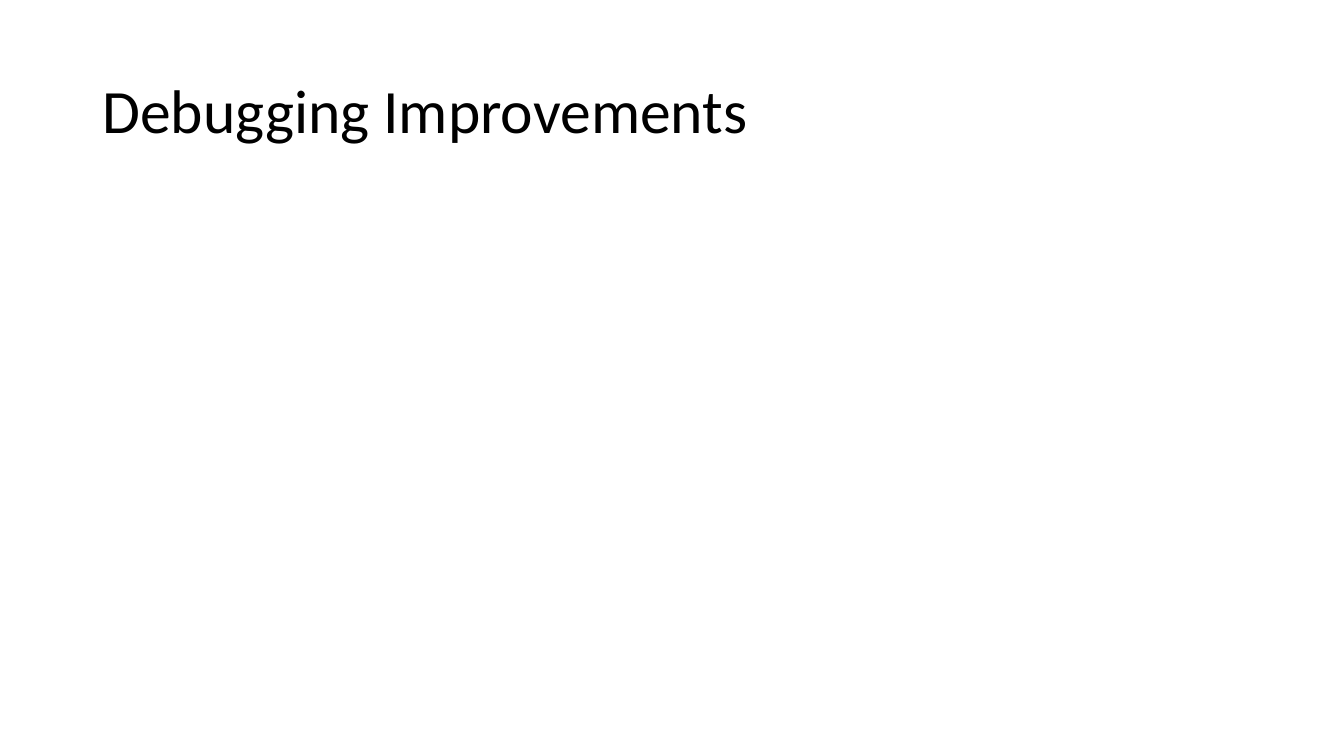
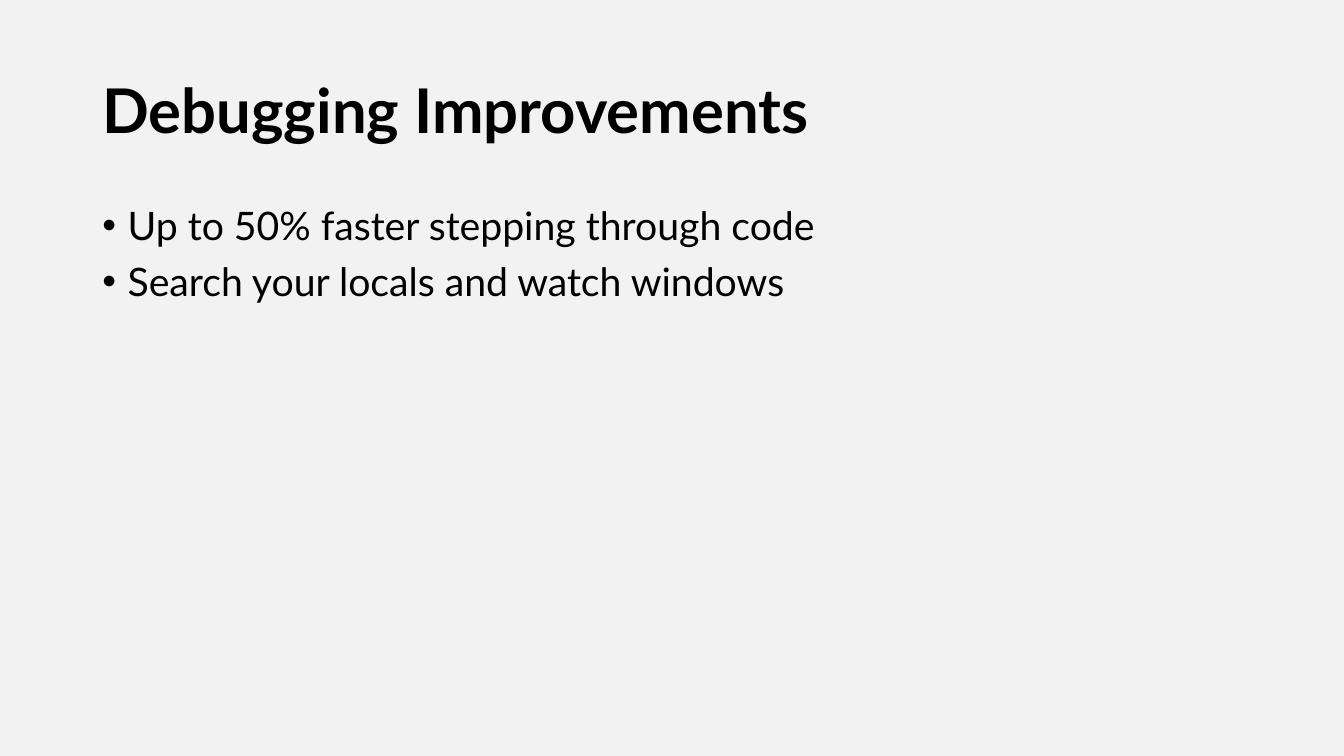
Before and after one commit to NYCDotNetDevs/VisualStudio2019, a slide deck: slide 14 of Slides/VisualStudio2019NYCLaunchEvent.pptx (slide 9 before the commit). Drawn at 1344x756 pixels with LibreOffice and Linux fonts; fonts in the diff are those of the drawing. Boxes give left, top, right and bottom in pixels: in the first picture for what was removed or moved away, otherwise in the second. Text is boxed around its words. In the diff, an @@ line names an element or a change of style, - is before the commit and + after.

```diff
--- a/Slides/VisualStudio2019NYCLaunchEvent.pptx
+++ b/Slides/VisualStudio2019NYCLaunchEvent.pptx
@@ background #FFFFFF to #F2F2F2 @@
@@ title "Debugging Improvements" at [102, 87, 808, 144]: font Calibri to Lato, bold on @@
@@ text added at [128, 211, 814, 303], 28 pt, text #000000 @@
+• Up to 50% faster stepping through code
+• Search your locals and watch windows
```
Also in this commit, not shown: 6 other slides changed, 10 slides added, 3 slides removed.
